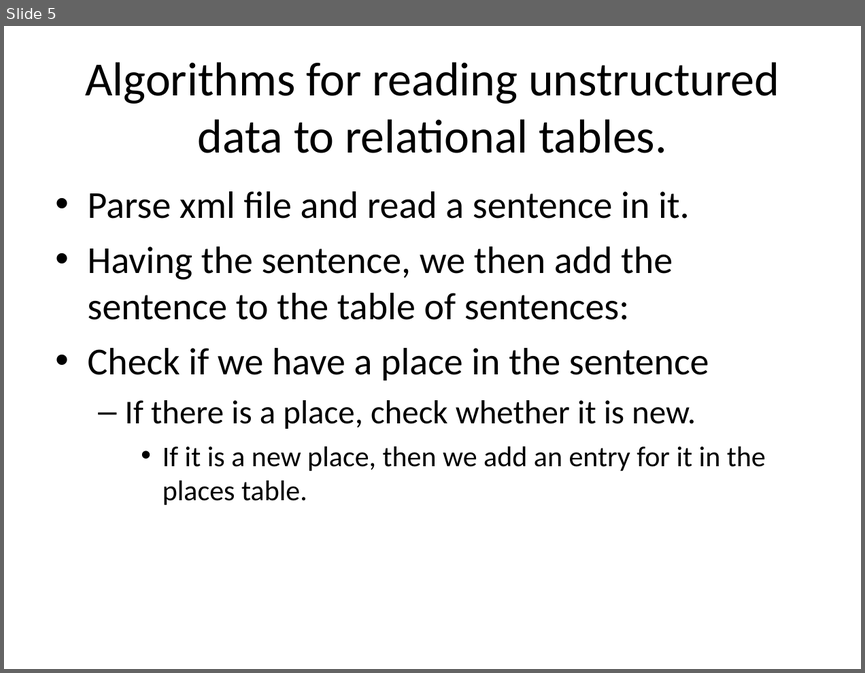
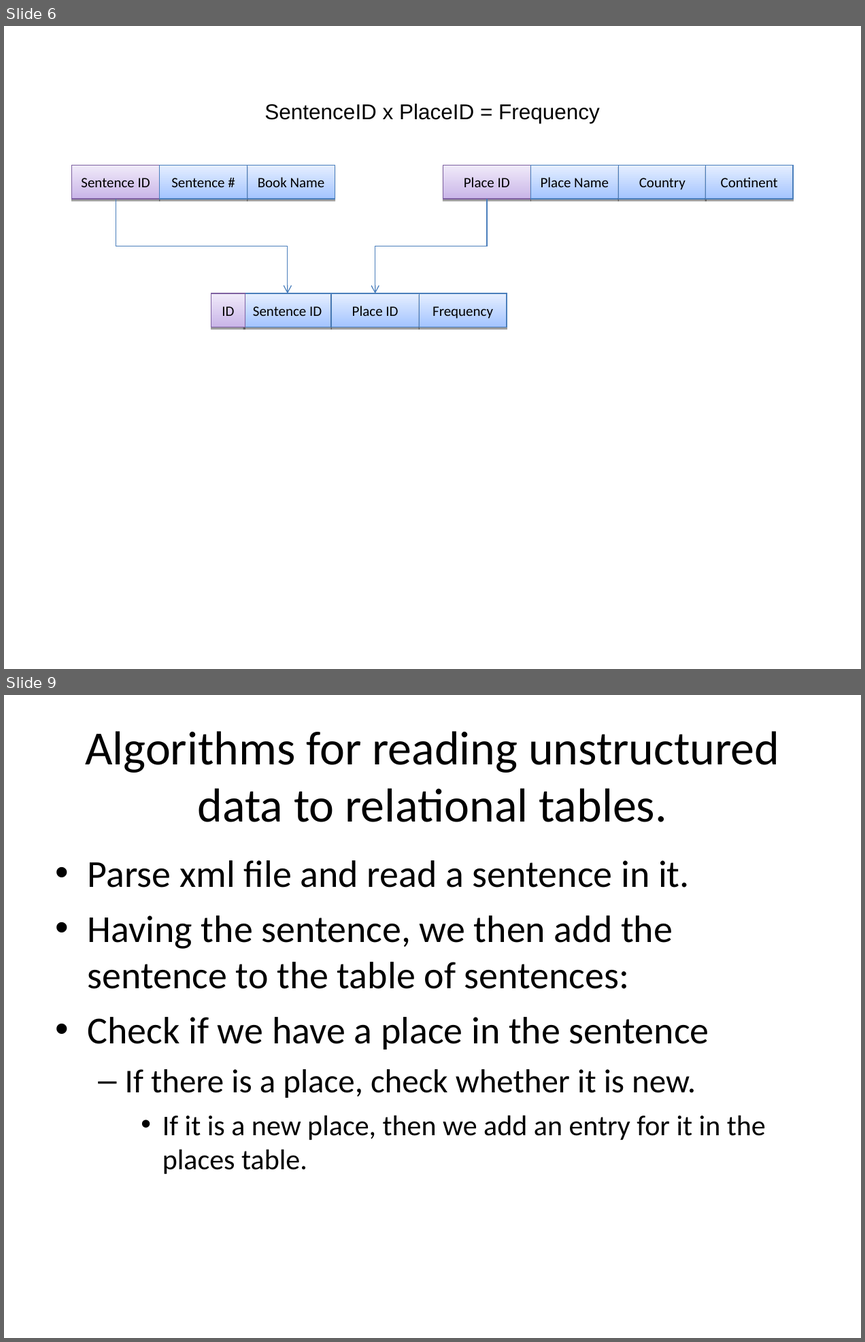
Before and after one commit to edvelezg/unb-dw, a slide deck: project/Presentation/Datawarehousing.ppt. Shown one above the other, each under a label of ours: slide 5 before the commit, slides 6 and 9 after it; the slides between them are not shown. The pictures are 865x673 and 865x1342 pixels, drawn with LibreOffice and Linux fonts; fonts in the diff are those of the drawing. Boxes give left, top, right and bottom in pixels: in the first picture for what was removed or moved away, otherwise in the second. Text is boxed around its words. In the diff, an @@ line names an element or a change of style, - is before the commit and + after.

```diff
--- a/project/Presentation/Datawarehousing.ppt
+++ b/project/Presentation/Datawarehousing.ppt
@@ slide 6 added at [4,26,861,669], background #FFFFFF @@
@@ group added at [72,104,792,327]: 11 rectangles, 2 elbow arrows, 1 text @@
+Sentence ID
+Book Name
+Sentence #
+Place ID
+Place Name
+Country
+Continent
+Sentence ID
+Place ID
+Frequency
+ID
+SentenceID x PlaceID = Frequency
@@ what was slide 5 is now slide 9 @@
```
Also in this commit, not shown: 11 other slides added, 3 slides removed.
